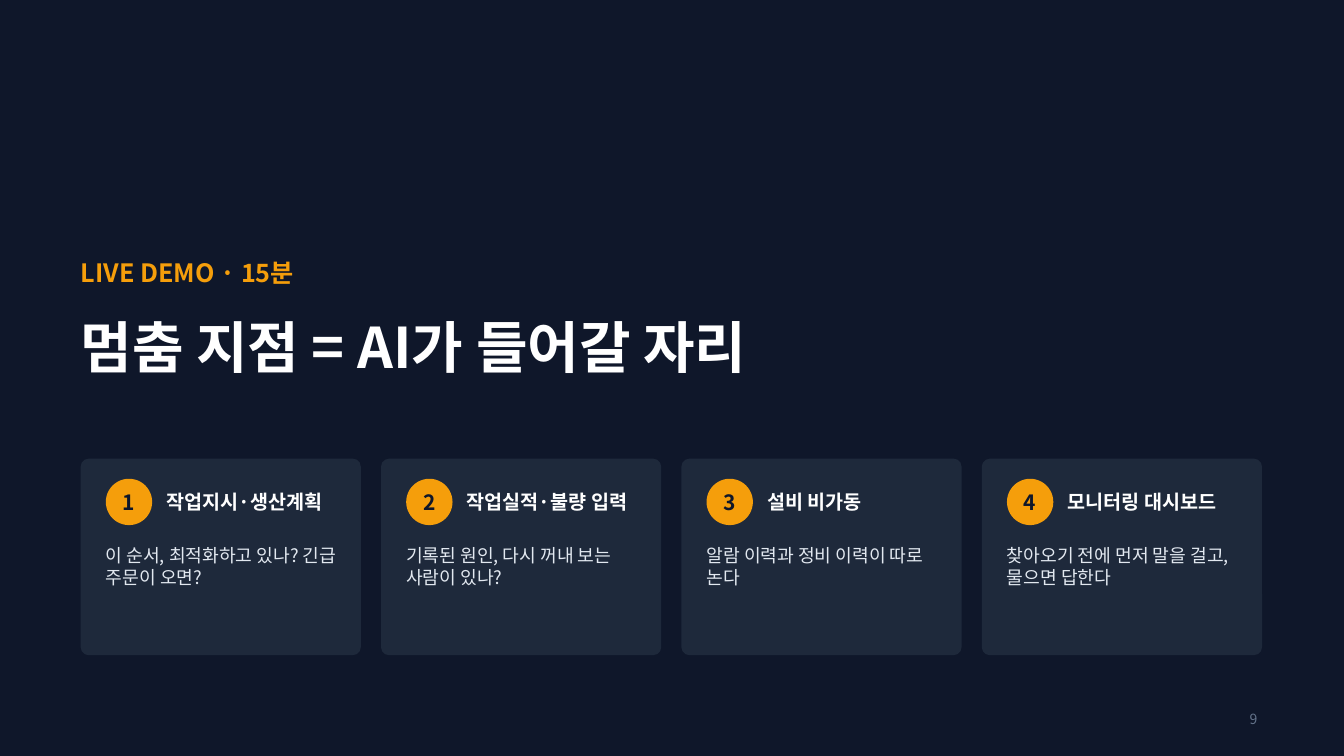
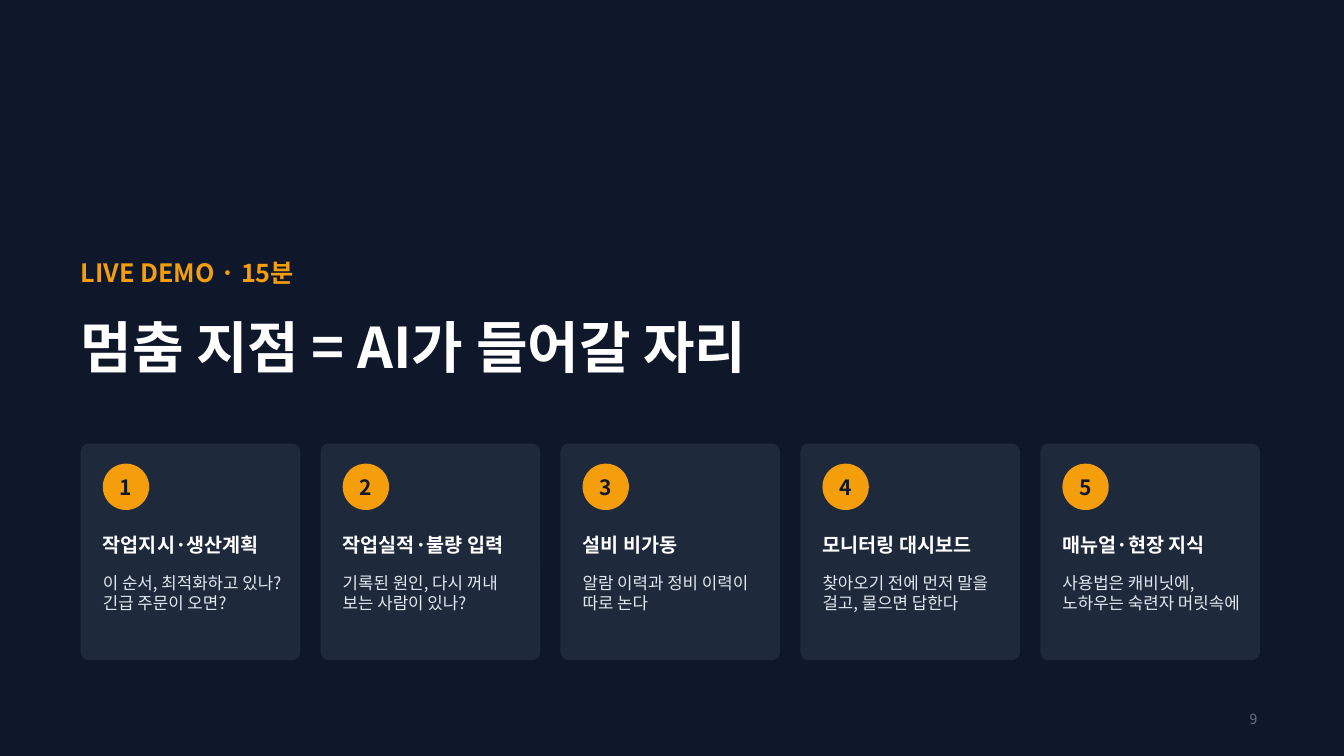
Before and after one commit to lucky-sugar-park/tech-review, a slide deck: slide 9 of lecture/mes-ai-plant-manager.pptx. Drawn at 1344x756 pixels with LibreOffice and Linux fonts; fonts in the diff are those of the drawing. Boxes give left, top, right and bottom in pixels: in the first picture for what was removed or moved away, otherwise in the second. Text is boxed around its words. In the diff, an @@ line names an element or a change of style, - is before the commit and + after.

```diff
--- a/lecture/mes-ai-plant-manager.pptx
+++ b/lecture/mes-ai-plant-manager.pptx
@@ rounded rectangle: place and size @@
-rounded rectangle at <box>81,459,361,655</box>
+rounded rectangle at <box>81,444,300,660</box>
@@ rounded rectangle: place and size @@
-rounded rectangle at <box>381,459,661,655</box>
+rounded rectangle at <box>321,444,540,660</box>
@@ rounded rectangle: place and size @@
-rounded rectangle at <box>682,459,962,655</box>
+rounded rectangle at <box>561,444,780,660</box>
@@ proportions changed in 4 elements at <box>81,444,300,660</box>, <box>321,444,540,660</box>, <box>561,444,780,660</box>, <box>801,444,1020,660</box> @@
@@ rounded rectangle: place and size @@
-rounded rectangle at <box>982,459,1262,655</box>
+rounded rectangle at <box>801,444,1020,660</box>
@@ rounded rectangle added at <box>1041,444,1260,660</box>, fill #1E293B @@
@@ text "1": place and size @@
-text "1" at <box>123,494,135,510</box>
+text "1" at <box>120,479,132,495</box>
@@ ellipse: place and size @@
-ellipse at <box>106,479,152,525</box>
+ellipse at <box>103,464,149,510</box>
@@ text "2": place and size @@
-text "2" at <box>423,494,435,510</box>
+text "2" at <box>360,479,372,495</box>
@@ ellipse: place and size @@
-ellipse at <box>406,479,453,525</box>
+ellipse at <box>343,464,389,510</box>
@@ text "3": place and size @@
-text "3" at <box>724,494,736,511</box>
+text "3" at <box>600,479,612,496</box>
@@ ellipse: place and size @@
-ellipse at <box>707,479,753,525</box>
+ellipse at <box>583,464,629,510</box>
@@ text "4": place and size @@
-text "4" at <box>1024,494,1036,510</box>
+text "4" at <box>839,479,851,495</box>
@@ ellipse: place and size @@
-ellipse at <box>1007,479,1054,525</box>
+ellipse at <box>823,464,869,510</box>
@@ ellipse added at <box>1063,464,1109,510</box>, fill #F59E0B @@
@@ text added at <box>1079,479,1091,496</box>, 15 pt, text #0F172A, bold @@
+5
@@ text "작업지시·생산계획": place and size @@
-text "작업지시·생산계획" at <box>166,492,322,511</box>
+text "작업지시·생산계획" at <box>103,535,259,554</box>
@@ text "작업실적·불량 입력": place and size @@
-text "작업실적·불량 입력" at <box>467,492,627,511</box>
+text "작업실적·불량 입력" at <box>343,535,503,554</box>
@@ text "설비 비가동": place and size @@
-text "설비 비가동" at <box>767,492,862,511</box>
+text "설비 비가동" at <box>583,535,677,554</box>
@@ text "모니터링 대시보드": place and size @@
-text "모니터링 대시보드" at <box>1067,492,1216,511</box>
+text "모니터링 대시보드" at <box>823,535,971,554</box>
@@ text added at <box>1062,535,1205,554</box>, 14 pt, text #FFFFFF, bold @@
+매뉴얼·현장 지식
@@ text "이 순서, 최적화하고 있나? 긴급 ...": place and size @@
-text "이 순서, 최적화하고 있나? 긴급 ..." at <box>106,547,336,586</box>
+text "이 순서, 최적화하고 있나? 긴급 ..." at <box>103,575,281,611</box>
@@ text "기록된 원인, 다시 꺼내 보는 ...": place and size @@
-text "기록된 원인, 다시 꺼내 보는 ..." at <box>406,547,611,586</box>
+text "기록된 원인, 다시 꺼내 보는 ..." at <box>343,575,498,611</box>
@@ text "알람 이력과 정비 이력이 따로 ...": place and size @@
-text "알람 이력과 정비 이력이 따로 ..." at <box>707,547,923,586</box>
+text "알람 이력과 정비 이력이 따로 ..." at <box>583,575,748,611</box>
@@ size 13 to 12 pt in 4 elements at <box>103,575,281,611</box>, <box>343,575,498,611</box>, <box>583,575,748,611</box>, <box>823,575,988,612</box> @@
@@ text "찾아오기 전에 먼저 말을 걸고, ...": place and size @@
-text "찾아오기 전에 먼저 말을 걸고, ..." at <box>1007,547,1228,586</box>
+text "찾아오기 전에 먼저 말을 걸고, ..." at <box>823,575,988,612</box>
@@ text added at <box>1062,575,1240,611</box>, 12 pt, text #E2E8F0 @@
+사용법은 캐비닛에, 노하우는 숙련자 머릿속에
```
Also in this commit, not shown: 2 other files.
